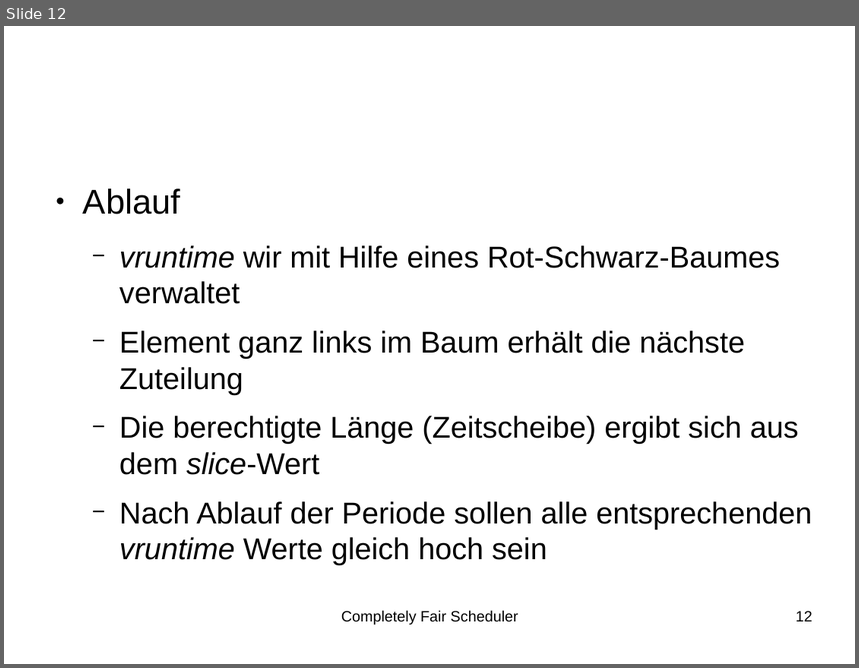
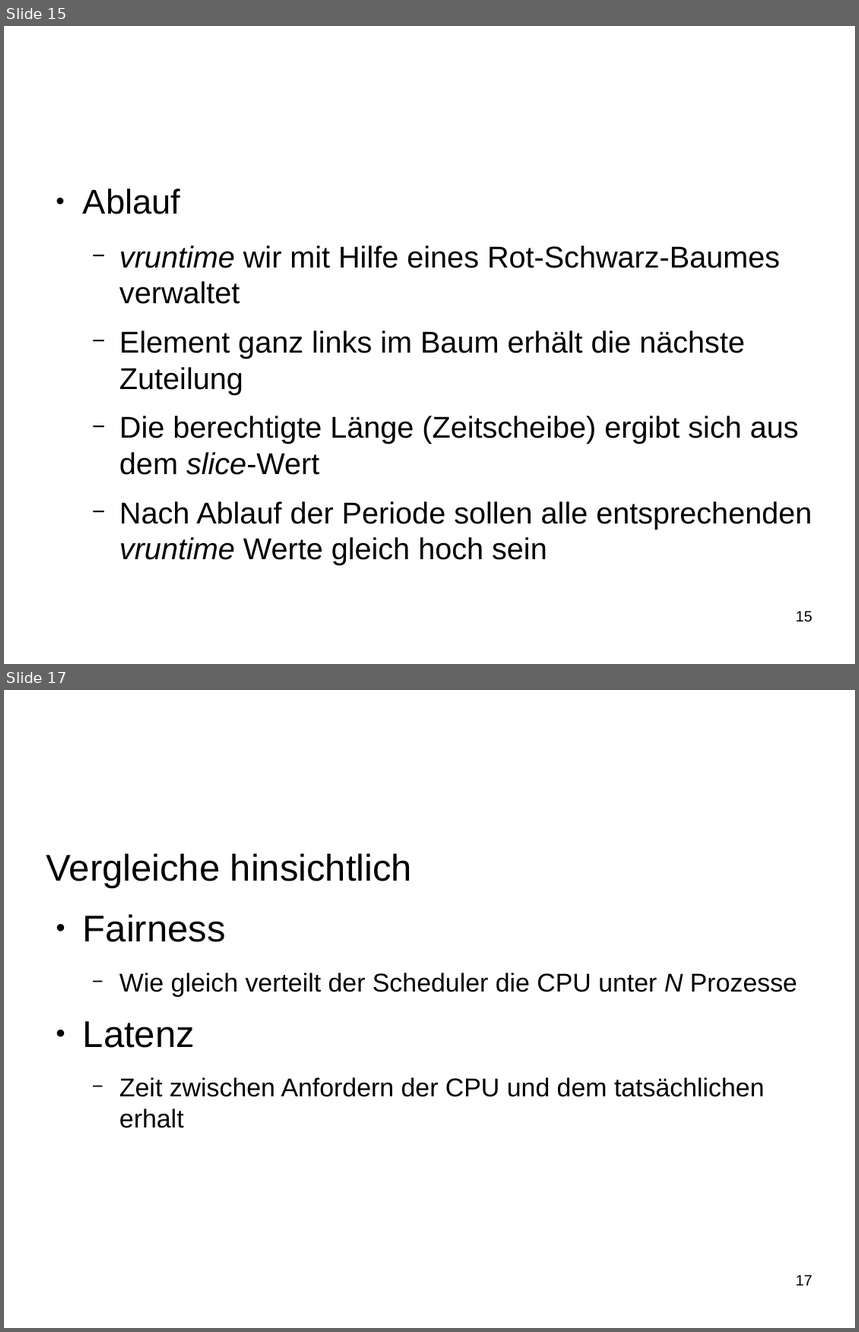
Before and after one commit to SeminararbeitCFS/main, a slide deck: vortrag/vortrag_CFS.odp. Shown one above the other, each under a label of ours: slide 12 before the commit, slides 15 and 17 after it; the slides between them are not shown. The pictures are 859x668 and 859x1332 pixels, drawn with LibreOffice and Linux fonts; fonts in the diff are those of the drawing; background and template pictures are left out. Boxes give left, top, right and bottom in pixels: in the first picture for what was removed or moved away, otherwise in the second. Text is boxed around its words. In the diff, an @@ line names an element or a change of style, - is before the commit and + after.

```diff
--- a/vortrag/vortrag_CFS.odp
+++ b/vortrag/vortrag_CFS.odp
@@ slide 17 added at box(4, 690, 855, 1328), background #FFFFFF @@
@@ title added at box(47, 714, 639, 819), 40 pt, text #FFFFFF @@
+Vergleich zum O(1)-Scheduler
@@ text added at box(47, 853, 797, 1129), 24 pt, text #000000 @@
+Vergleiche hinsichtlich
+● Fairness
+  − Wie gleich verteilt der Scheduler die CPU unter N Prozesse
+● Latenz
+  − Zeit zwischen Anfordern der CPU und dem tatsächlichen erhalt
@@ page number added at box(796, 1275, 813, 1286), 14 pt, text #000000 @@
+17
@@ what was slide 12 is now slide 15 @@
@@ slide 15 changed as well @@
@@ text removed at box(341, 610, 519, 625) @@
-Completely Fair Scheduler
@@ page number at box(796, 611, 813, 623): text changed @@
-12
+15
```
Also in this commit, not shown: 10 other slides changed, 8 other slides added, 1 slide removed, 2 other files.
